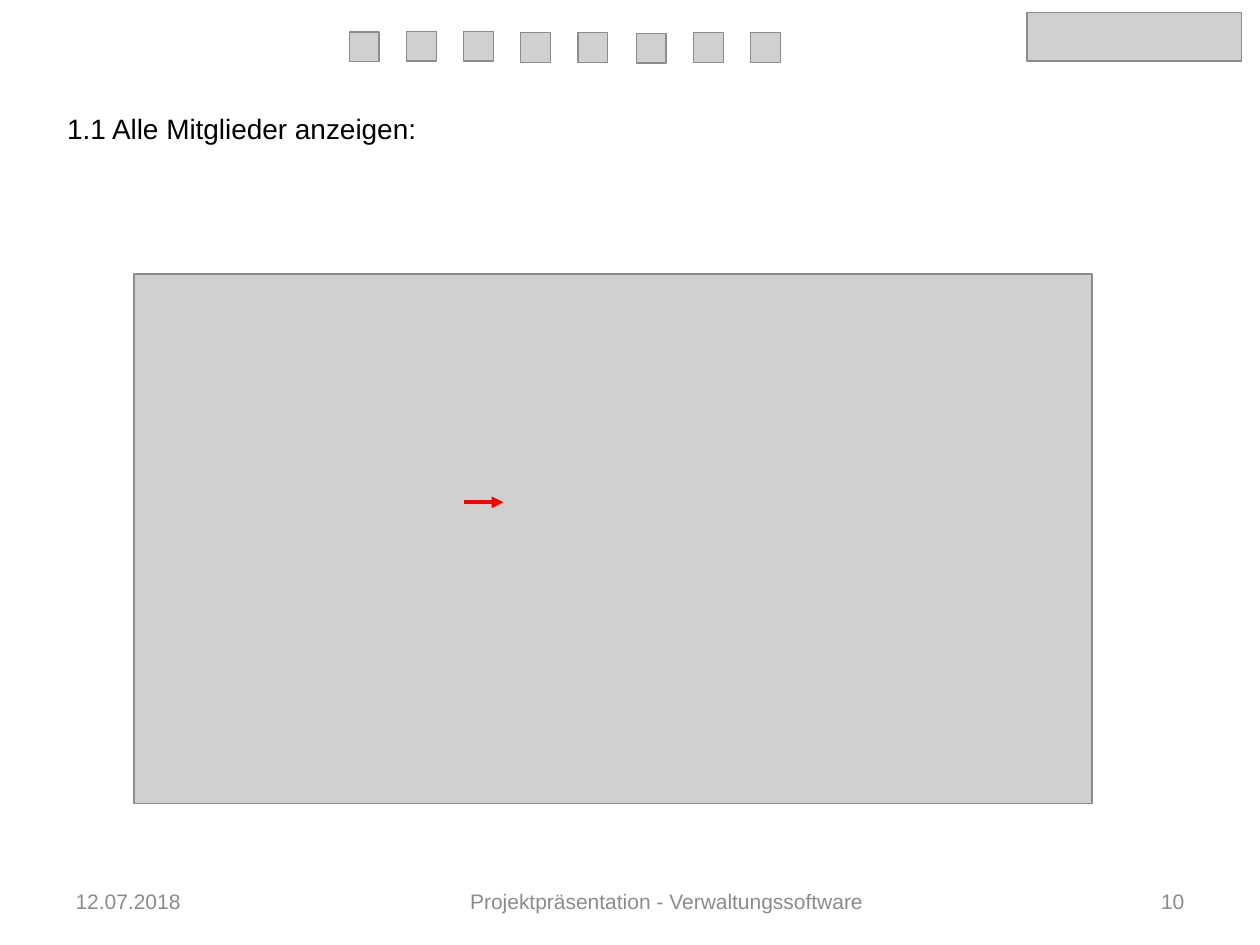
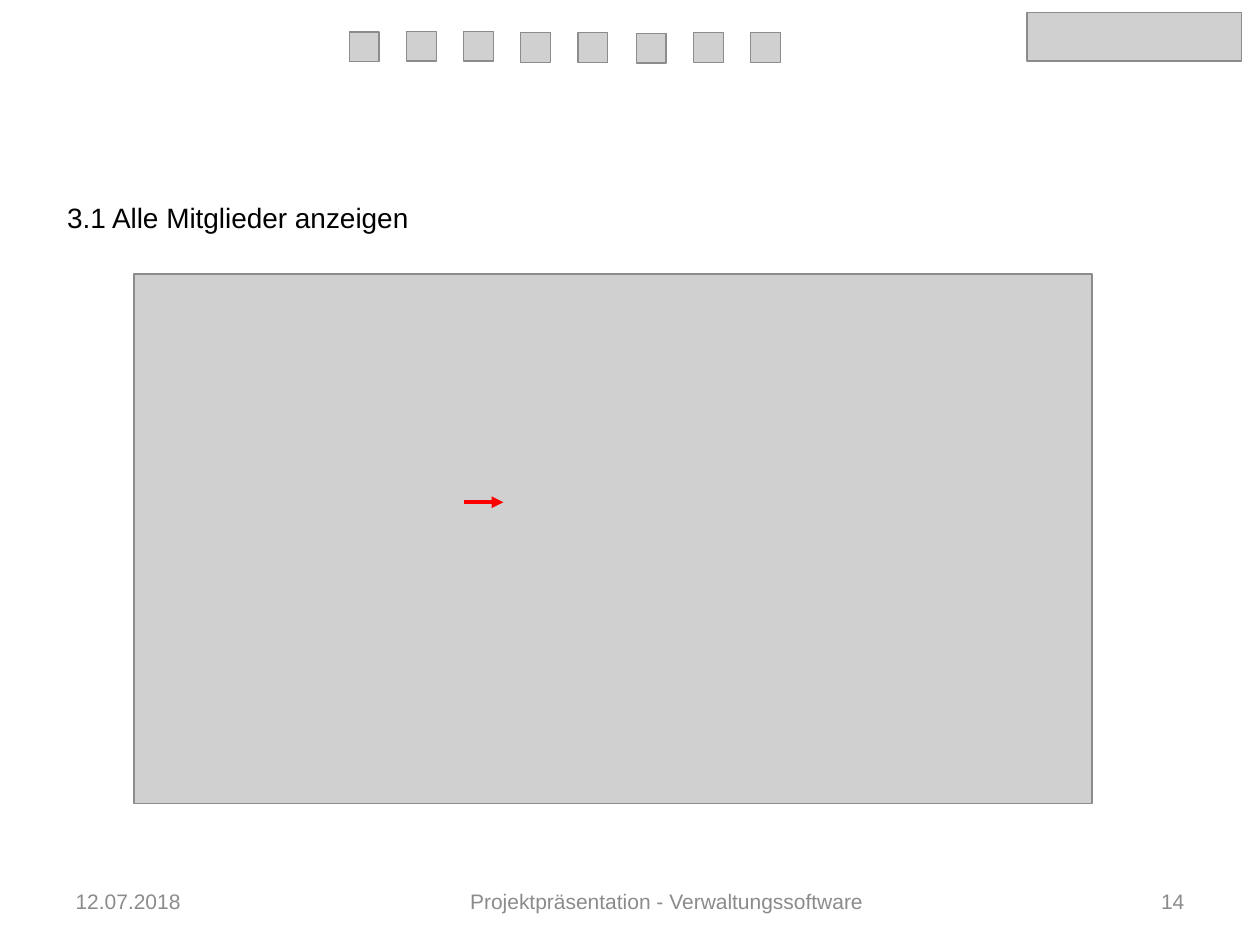
Before and after one commit to Verwaltungsprogramm/Fitnessstudio, a slide deck: slide 14 of Präsentation_FIT.pptx (slide 10 before the commit). Drawn at 1260x945 pixels with LibreOffice and Linux fonts; fonts in the diff are those of the drawing; grey boxes stand for pictures. Boxes give left, top, right and bottom in pixels: in the first picture for what was removed or moved away, otherwise in the second. Text is boxed around its words. In the diff, an @@ line names an element or a change of style, - is before the commit and + after.

```diff
--- a/Präsentation_FIT.pptx
+++ b/Präsentation_FIT.pptx
@@ text at box(67, 207, 408, 234): text changed @@
-1.1 Alle Mitglieder anzeigen:
+3.1 Alle Mitglieder anzeigen
@@ page number at box(1161, 894, 1184, 909): text changed @@
-10
+14
```
Also in this commit, not shown: 13 other slides changed, 11 slides added.
